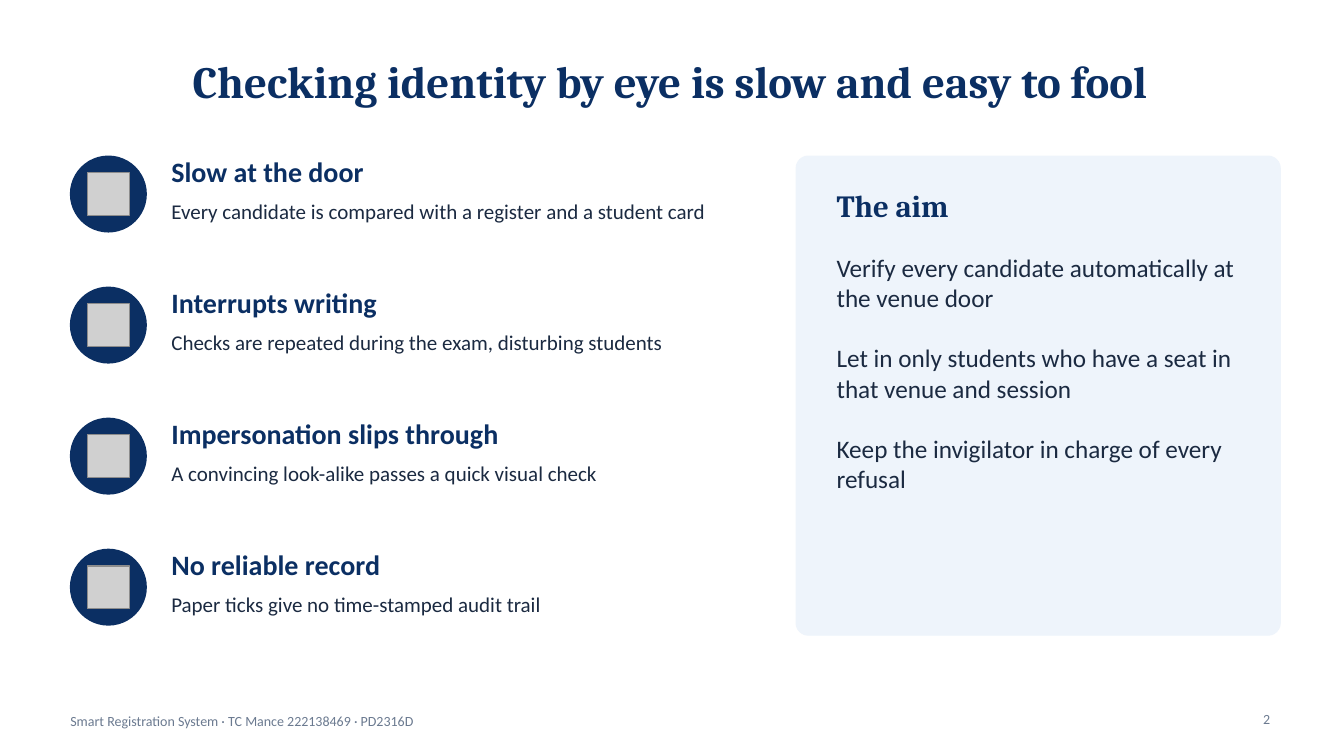
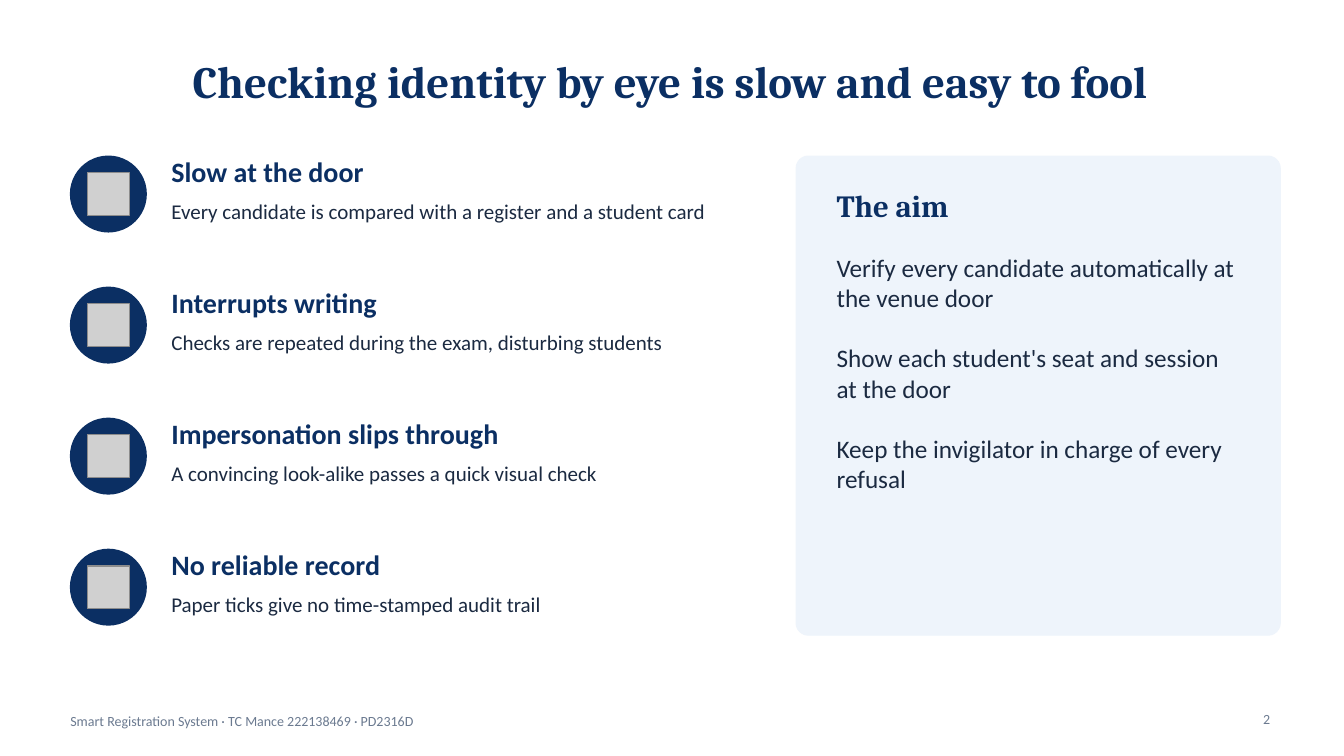
Before and after one commit to TebogoClifford/Smart_Registration_System, a slide deck: slide 2 of docs_out/SRS_Presentation_TC_Mance.pptx. Drawn at 1344x756 pixels with LibreOffice and Linux fonts; fonts in the diff are those of the drawing; grey boxes stand for pictures. Boxes give left, top, right and bottom in pixels: in the first picture for what was removed or moved away, otherwise in the second. Text is boxed around its words. In the diff, an @@ line names an element or a change of style, - is before the commit and + after.

```diff
--- a/docs_out/SRS_Presentation_TC_Mance.pptx
+++ b/docs_out/SRS_Presentation_TC_Mance.pptx
@@ text at bbox=[837, 349, 1218, 398]: text changed @@
-Let in only students who have a seat in that venue and session
+Show each student's seat and session at the door
```
Also in this commit, not shown: 2 other slides changed, 8 other files.
